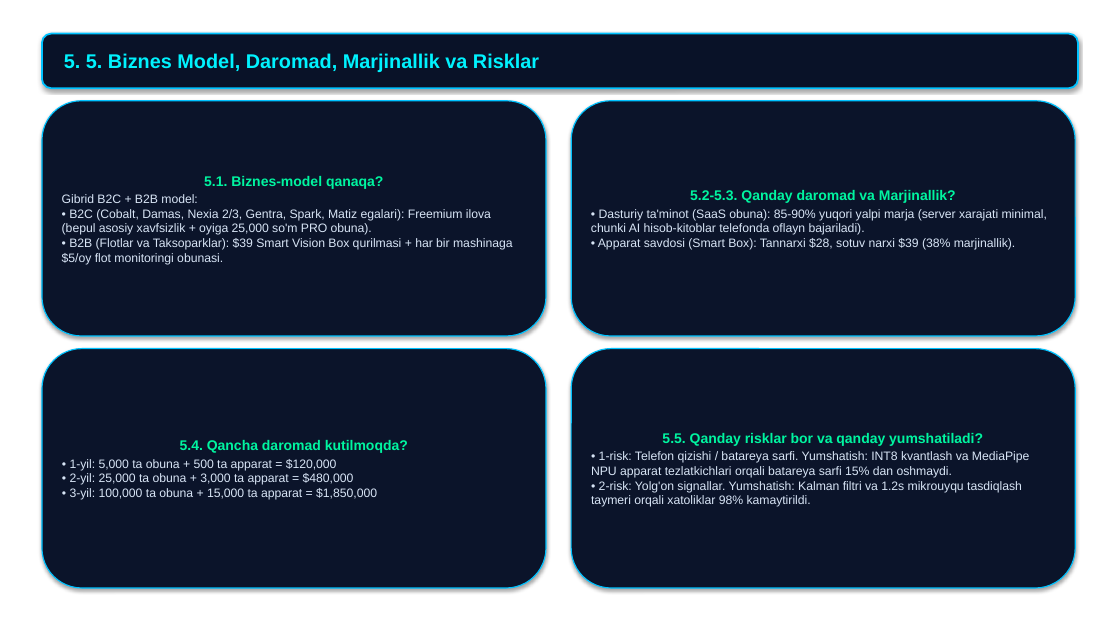
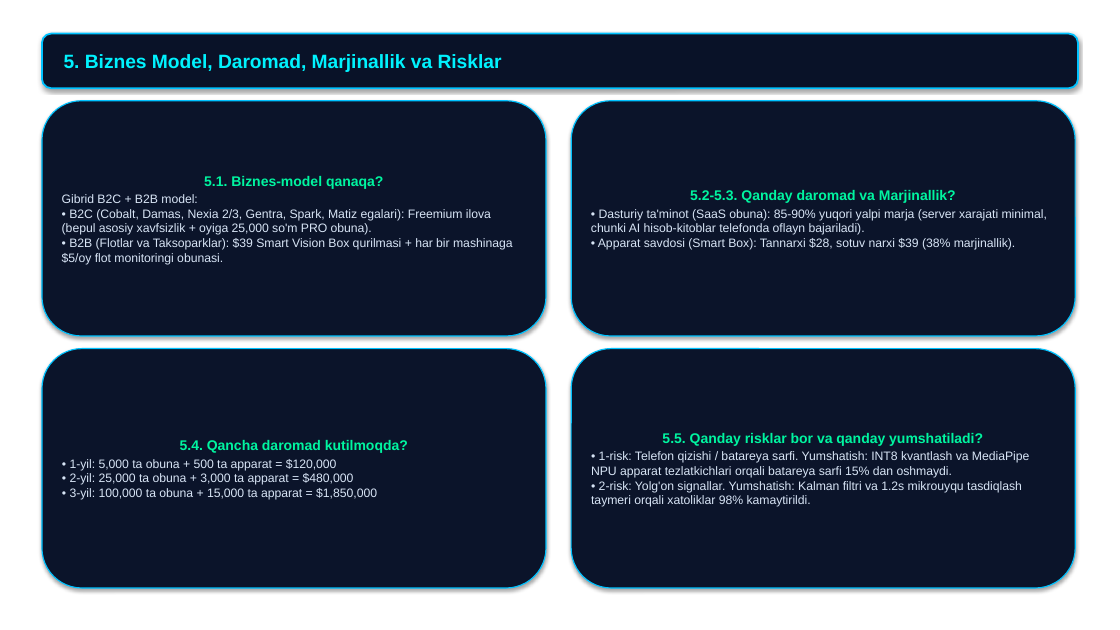
Before and after one commit to abdukamolismoilov5-dotcom/hamroh-ai, a slide deck: slide 8 of docs/presentations/1_HamrohAI_Canva_Shablon_Taqdimot_7000$.pptx. Drawn at 1120x630 pixels with LibreOffice and Linux fonts; fonts in the diff are those of the drawing; background and template pictures are left out. Boxes give left, top, right and bottom in pixels: in the first picture for what was removed or moved away, otherwise in the second. Text is boxed around its words. In the diff, an @@ line names an element or a change of style, - is before the commit and + after.

```diff
--- a/docs/presentations/1_HamrohAI_Canva_Shablon_Taqdimot_7000$.pptx
+++ b/docs/presentations/1_HamrohAI_Canva_Shablon_Taqdimot_7000$.pptx
@@ text in rounded rectangle at bbox=[64, 54, 502, 72]: text changed; size 17 to 16.5 pt @@
-5. 5. Biznes Model, Daromad, Marjinallik va Risklar
+5. Biznes Model, Daromad, Marjinallik va Risklar
```
Also in this commit, not shown: 9 other slides changed, 2 other files.
